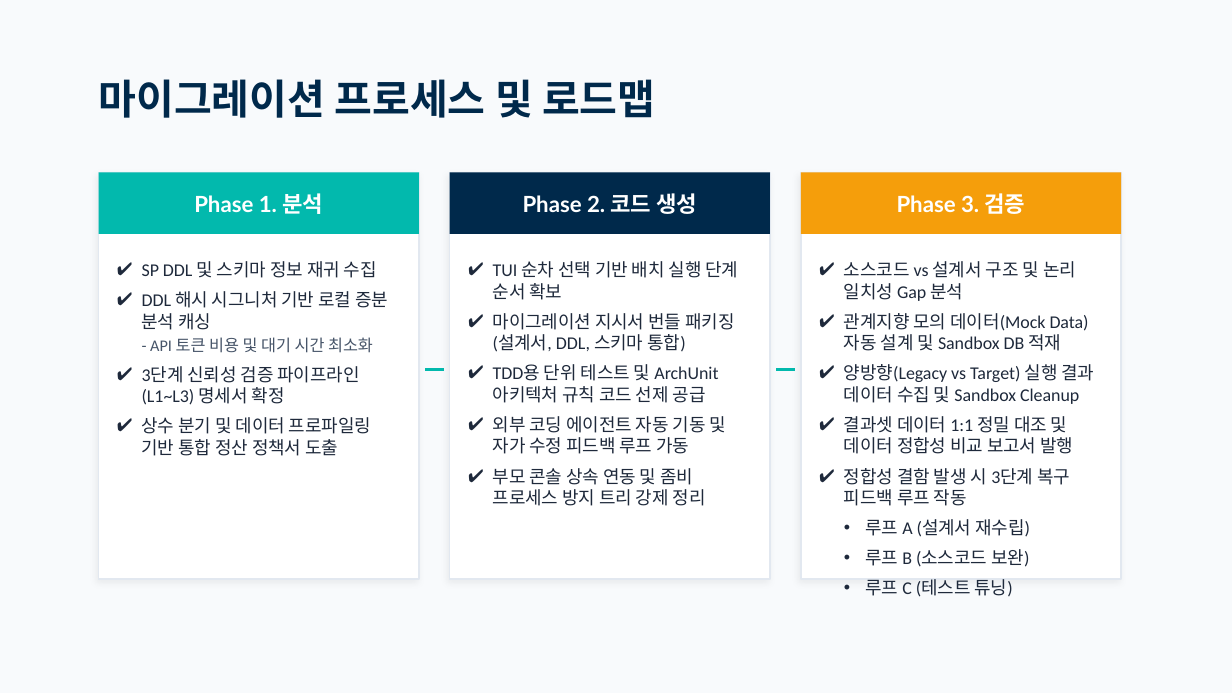
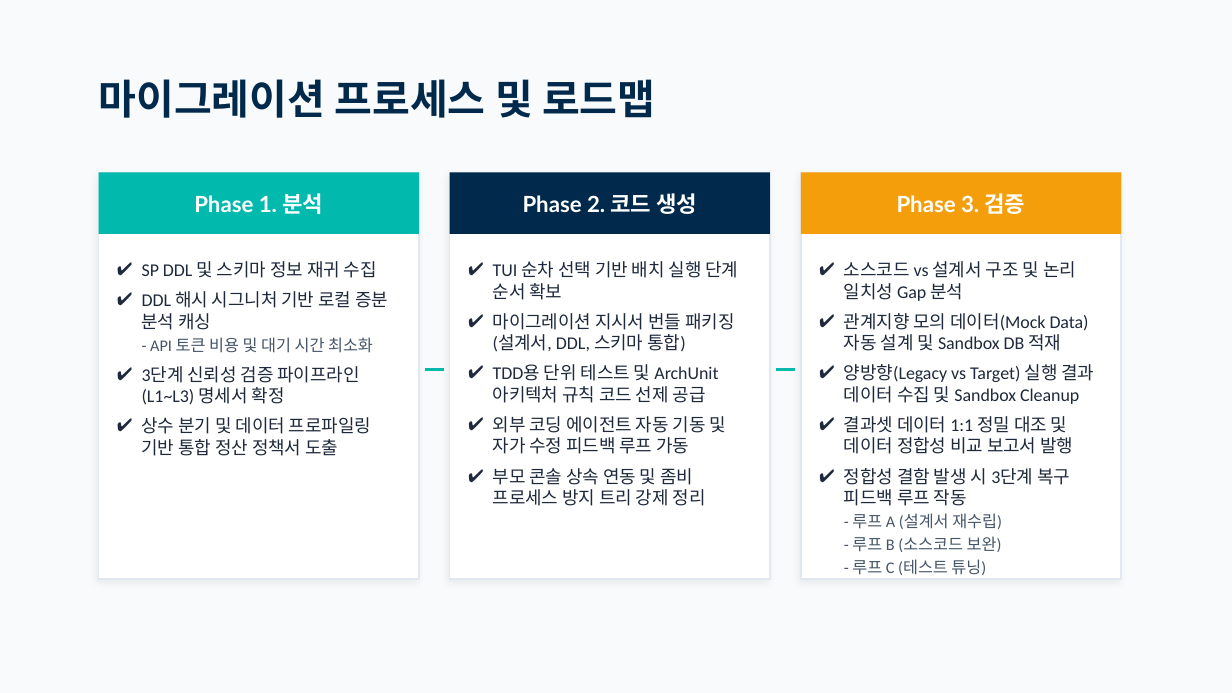
Before and after one commit to moondae815/ReSet, a slide deck: slide 9 of docs/ReSet_Presentation.pptx. Drawn at 1232x693 pixels with LibreOffice and Linux fonts; fonts in the diff are those of the drawing. Boxes give left, top, right and bottom in pixels: in the first picture for what was removed or moved away, otherwise in the second. Text is boxed around its words. In the diff, an @@ line names an element or a change of style, - is before the commit and + after.

```diff
--- a/docs/ReSet_Presentation.pptx
+++ b/docs/ReSet_Presentation.pptx
@@ text at bbox=[852, 513, 1002, 575]: text changed; size 10.5 to 9.5 pt; text colour #1E293B to #475569 @@
-• 루프 A (설계서 재수립)
-• 루프 B (소스코드 보완)
-• 루프 C (테스트 튜닝)
+- 루프 A (설계서 재수립)
+  - 루프 B (소스코드 보완)
+  - 루프 C (테스트 튜닝)
```
Also in this commit, not shown: 1 other slide changed.
